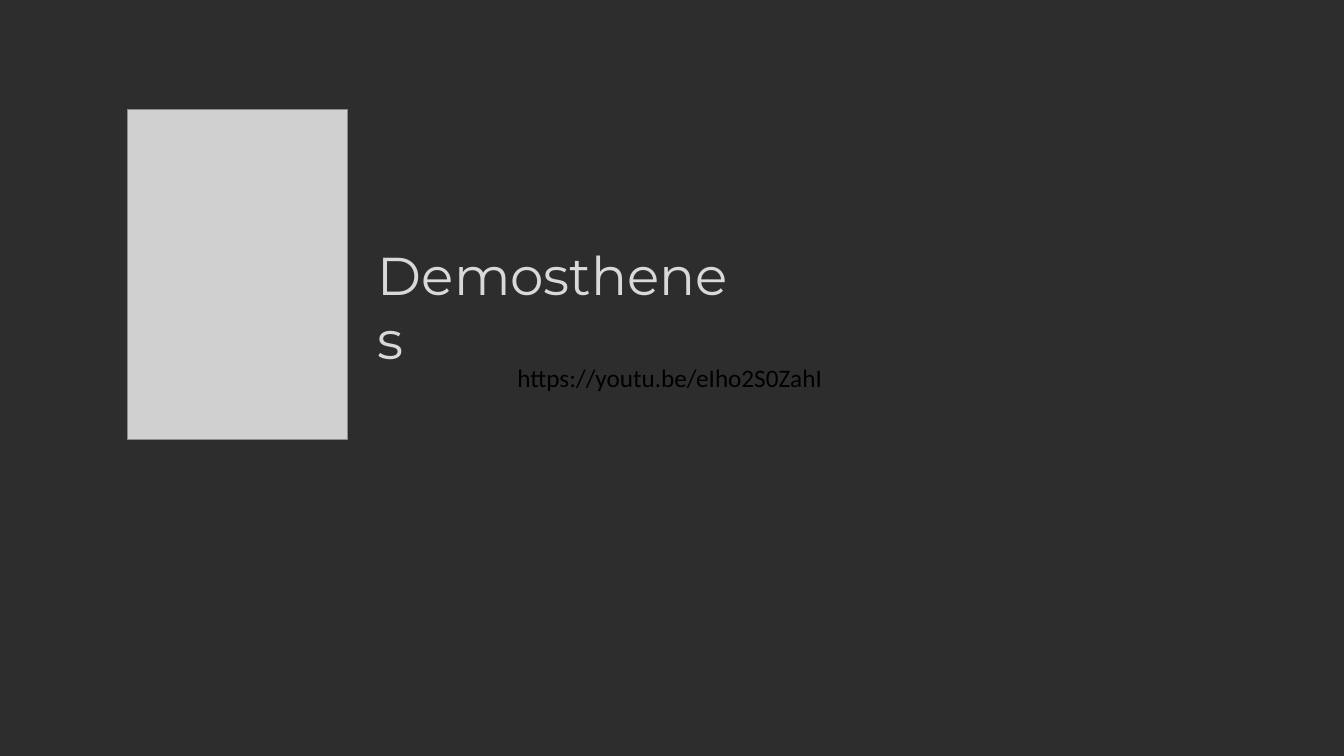
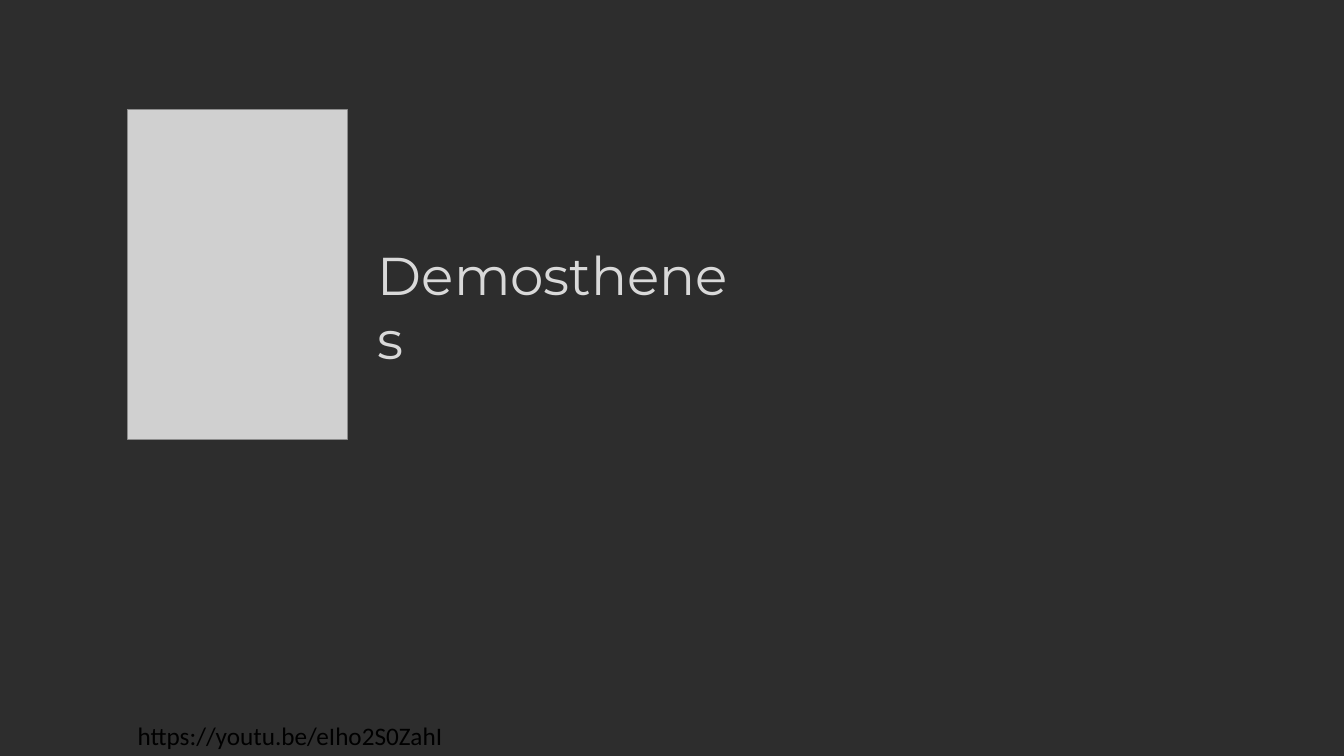
Before and after one commit to bharatmane/presentations, a slide deck: slide 36 of The Art of Presentation/The Art of Presentation.pptx (slide 31 before the commit). Drawn at 1344x756 pixels with LibreOffice and Linux fonts; fonts in the diff are those of the drawing; grey boxes stand for pictures. Boxes give left, top, right and bottom in pixels: in the first picture for what was removed or moved away, otherwise in the second. Text is boxed around its words. In the diff, an @@ line names an element or a change of style, - is before the commit and + after.

```diff
--- a/The Art of Presentation/The Art of Presentation.pptx
+++ b/The Art of Presentation/The Art of Presentation.pptx
@@ text "https://youtu.be/eIho2S0ZahI" moved from (x1=517, y1=370, x2=821, y2=391) to (x1=138, y1=728, x2=442, y2=749) @@
```
Also in this commit, not shown: 6 other slides changed, 7 slides added.
